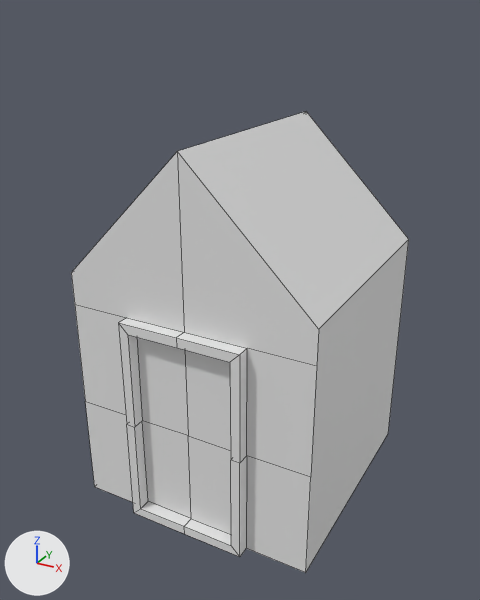
An edit to the Blender file Study/LHR/Modeling/house.blend, drawn before and after from the same camera.
Camera for both pictures: a camera (50 mm lens) standing at (3.14, -5.96, 5.09) and looking at (-0.02, -0.22, 2.22). The axes (+X, +Y, +Z) are drawn at lower left. The lights are the same throughout. Mesh edges are drawn as thin lines. Materials are left out; every surface is plain grey.
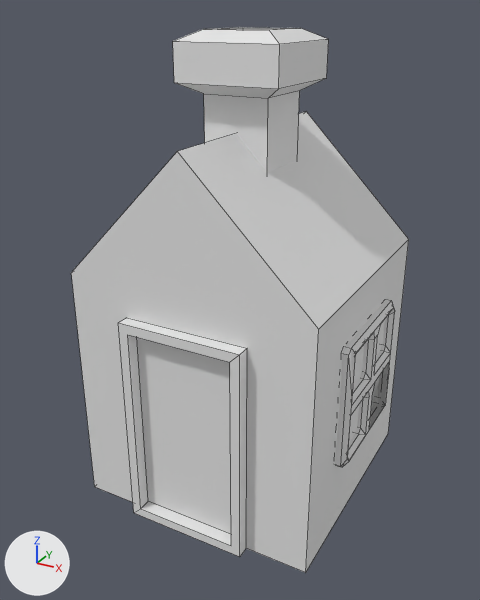
What the commit changed:
me_cube_001 is used by ob_cube; location (0.0, 0.0, 0.0); scale (1.33, 1.33, 1.33).
me_cube_001 had 48 vertices, 42 faces and spanned x -1.0..1.0, y -1.1..1.0, z 0.0..3.0.
me_cube_001 now has 202 vertices, 164 faces and spans x -1.0..1.08, y -1.1..1.0, z 0.0..3.69.
me_cube_001 part 1: a new loose piece of 144 vertices spanning x 0.95..1.08, y -0.51..0.51, z 0.62..1.64.
me_cube_001 part 2: a new loose piece of 28 vertices spanning x -0.41..0.41, y -0.41..0.41, z 2.63..3.69.
Part 3, on me_cube_001:
22 vertices are removed from x -1.0..1.0, y -1.1..1.0, z 0.0..1.74.
40 faces are deleted.
4 vertices are added at (1.01, -0.47, 0.66), (1.01, 0.47, 0.66), (1.01, -0.47, 1.59), (1.01, 0.47, 1.59).
16 new faces join them.

Pixel boxes [x1, y1, x2, y2] of what changed, in the pictures (480 x 600 px):
'Cube', reshaped (18% taller): before [71, 112, 409, 573]; after [71, 27, 409, 573]
part 1 of me_cube_001, added: after [335, 299, 395, 467]
part 2 of me_cube_001, added: after [173, 27, 328, 173]
part 3 of me_cube_001, cut back: [71, 151, 409, 557] in both
